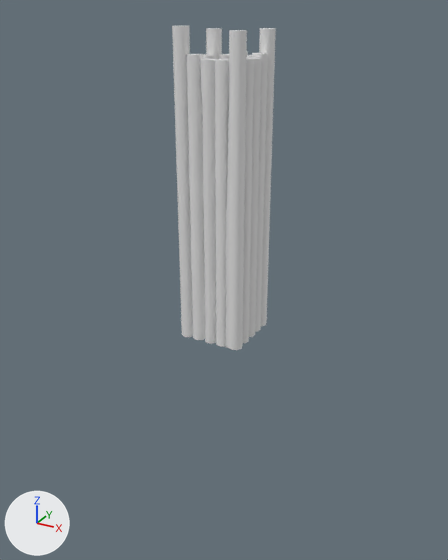
A saved change to the COLLADA model art/meshes/structural/palisade_bamboo_tower.dae.
Rendered twice from a 50 mm lens placed at (9.5, -17.21, 10.0), pointed at (-0.13, 0.3, 1.24). Every picture has the same lights, and +X, +Y and +Z are marked at lower left. Vertices at the same position are counted once.

In view in the first picture: 'palisade_bamboo_tower'.
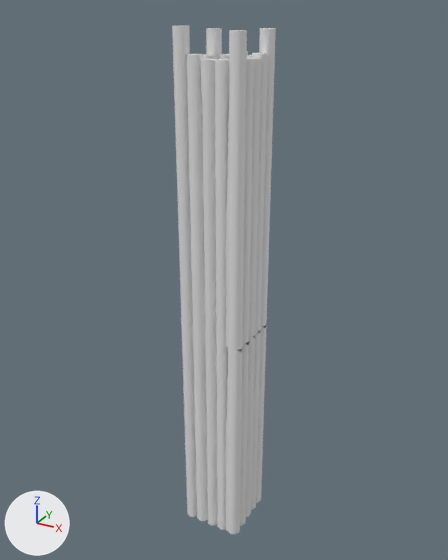
Commit message: Extend palisade below the ground

The change, as a list of edits to the scene's bpy script:
```text
Change me_palisade_bamboo_tower:
    used by ob_palisade_bamboo_tower; location = (0.0, 0.0, 0.0)
    remove me_palisade_bamboo_tower.from_pydata(...)  # 561 vertices, 910 faces; spans x -1.1..1.25, y -1.2..1.21, z -0.49..9.52
    add me_palisade_bamboo_tower.from_pydata(...)  # 769 vertices, 1210 faces; spans x -1.1..1.25, y -1.2..1.21, z -8.67..9.52
    me_palisade_bamboo_tower part 1: a new loose piece of 15 vertices spanning x 0.96..1.23, y 0.25..0.75, z -8.67..-0.49
    me_palisade_bamboo_tower part 2
    36 vertices are added at x -1.1..1.25, y -1.12..0.95, z -8.67..-0.49
    54 new vertices lie (0.0, 0.0, -3.85) away from vertices in x -1.1..1.18, y -1.2..1.21, z -0.49
    54 new vertices lie (0.0, 0.0, -4.33) away from vertices in x -1.1..1.18, y -1.2..1.21, z -4.34
    9 new vertices lie (0.0, 0.0, 4.33) away from vertices in x 0.72..1.24, y -1.12..0.27, z -8.67
    7 new vertices lie (0.0, 0.0, 3.85) away from vertices in x -0.15..1.2, y -0.94..0.27, z -4.34
    248 new faces join them
```

Pixel boxes (x1, y1, x2, y2) of what changed, in the pictures (448 x 560 px):
'palisade_bamboo_tower', reshaped (57% taller): before (172, 26, 276, 350); after (172, 26, 276, 534)
part 1 of me_palisade_bamboo_tower, added: after (251, 330, 260, 510)
part 2 of me_palisade_bamboo_tower, added: after (182, 323, 267, 534)
